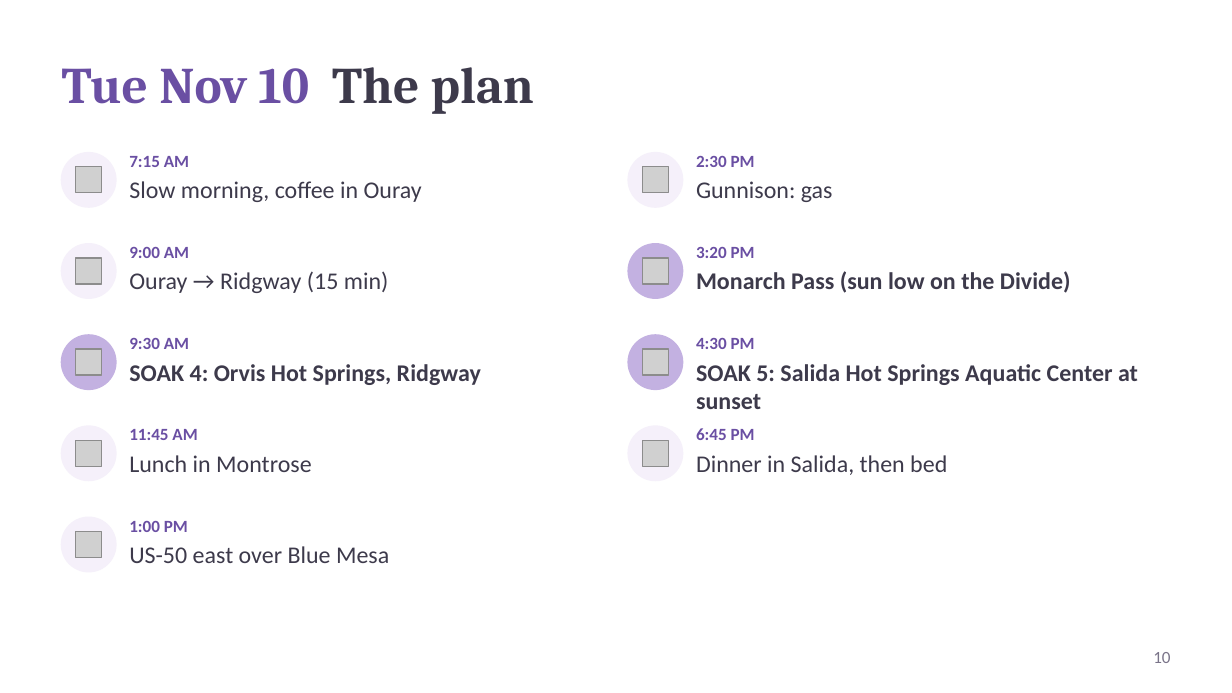
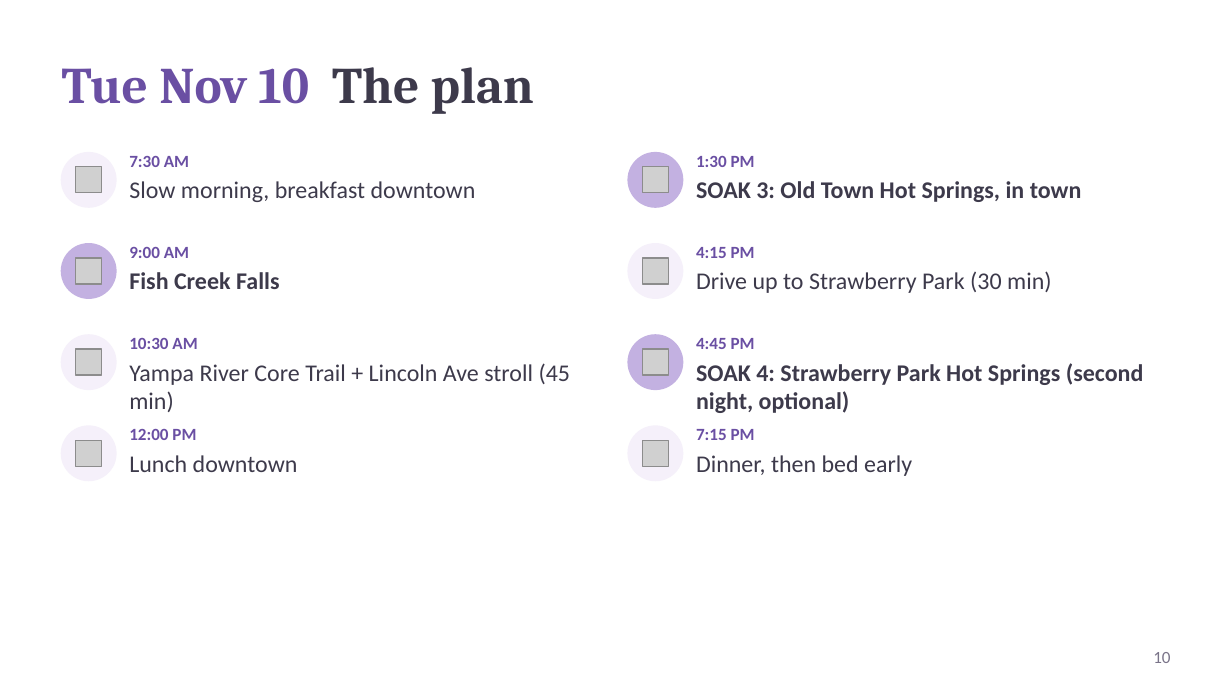
Before and after one commit to kohl-crypto/desert-to-divide, a slide deck: slide 10 of Desert-to-Divide-Tour-Guide.pptx. Drawn at 1232x693 pixels with LibreOffice and Linux fonts; fonts in the diff are those of the drawing; grey boxes stand for pictures. Boxes give left, top, right and bottom in pixels: in the first picture for what was removed or moved away, otherwise in the second. Text is boxed around its words. In the diff, an @@ line names an element or a change of style, - is before the commit and + after.

```diff
--- a/Desert-to-Divide-Tour-Guide.pptx
+++ b/Desert-to-Divide-Tour-Guide.pptx
@@ text at (129, 156, 189, 167): text changed @@
-7:15 AM
+7:30 AM
@@ ellipse at (628, 153, 683, 207): fill #F5F0FA to #C3B1E1; outline #F5F0FA 1 pt to #C3B1E1 1 pt @@
@@ text at (696, 156, 755, 167): text changed @@
-2:30 PM
+1:30 PM
@@ text at (129, 181, 476, 202): text changed @@
-Slow morning, coffee in Ouray
+Slow morning, breakfast downtown
@@ text at (696, 181, 1082, 202): text changed; bold on @@
-Gunnison: gas
+SOAK 3: Old Town Hot Springs, in town
@@ ellipse at (62, 244, 116, 298): fill #F5F0FA to #C3B1E1; outline #F5F0FA 1 pt to #C3B1E1 1 pt @@
@@ ellipse at (628, 244, 683, 298): fill #C3B1E1 to #F5F0FA; outline #C3B1E1 1 pt to #F5F0FA 1 pt @@
@@ text at (696, 247, 755, 258): text changed @@
-3:20 PM
+4:15 PM
@@ text at (129, 272, 279, 289): text changed; bold on @@
-Ouray → Ridgway (15 min)
+Fish Creek Falls
@@ text at (696, 271, 1051, 293): text changed; bold off @@
-Monarch Pass (sun low on the Divide)
+Drive up to Strawberry Park (30 min)
@@ ellipse at (62, 335, 116, 389): fill #C3B1E1 to #F5F0FA; outline #C3B1E1 1 pt to #F5F0FA 1 pt @@
@@ text at (129, 338, 197, 349): text changed @@
-9:30 AM
+10:30 AM
@@ text at (696, 338, 755, 349): text changed @@
-4:30 PM
+4:45 PM
@@ text at (129, 363, 571, 412): text changed; bold off @@
-SOAK 4: Orvis Hot Springs, Ridgway
+Yampa River Core Trail + Lincoln Ave stroll (45 min)
@@ text at (696, 363, 1144, 413): text changed @@
-SOAK 5: Salida Hot Springs Aquatic Center at sunset
+SOAK 4: Strawberry Park Hot Springs (second night, optional)
@@ text at (129, 429, 196, 440): text changed @@
-1:00 PM
+12:00 PM
@@ text removed at (129, 429, 197, 440) @@
-11:45 AM
@@ text at (696, 429, 755, 440): text changed @@
-6:45 PM
+7:15 PM
@@ text at (129, 455, 298, 472): text changed @@
-Lunch in Montrose
+Lunch downtown
@@ text at (696, 455, 912, 476): text changed @@
-Dinner in Salida, then bed
+Dinner, then bed early
@@ ellipse removed at (62, 517, 116, 572) @@
@@ picture removed at (75, 531, 101, 557) @@
@@ text removed at (129, 546, 389, 563) @@
-US-50 east over Blue Mesa
```
Also in this commit, not shown: 13 other slides changed, 19 other files.
